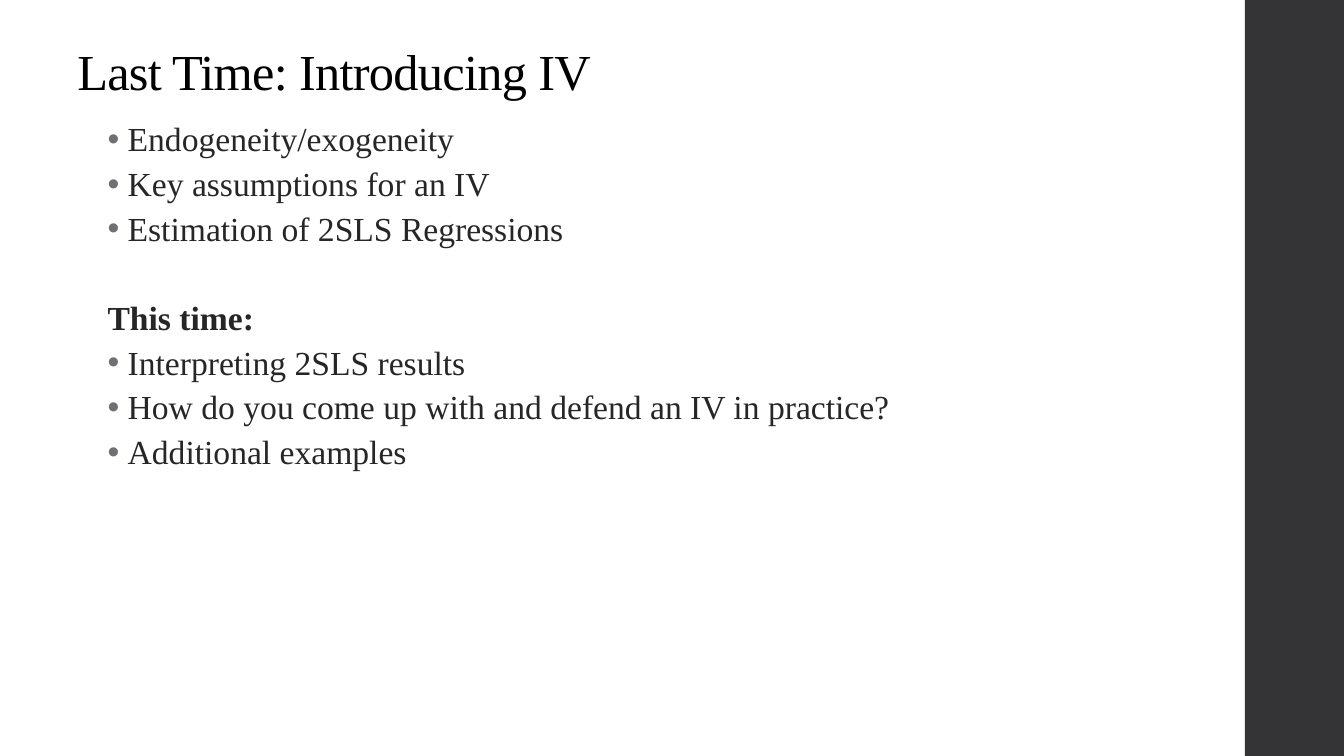
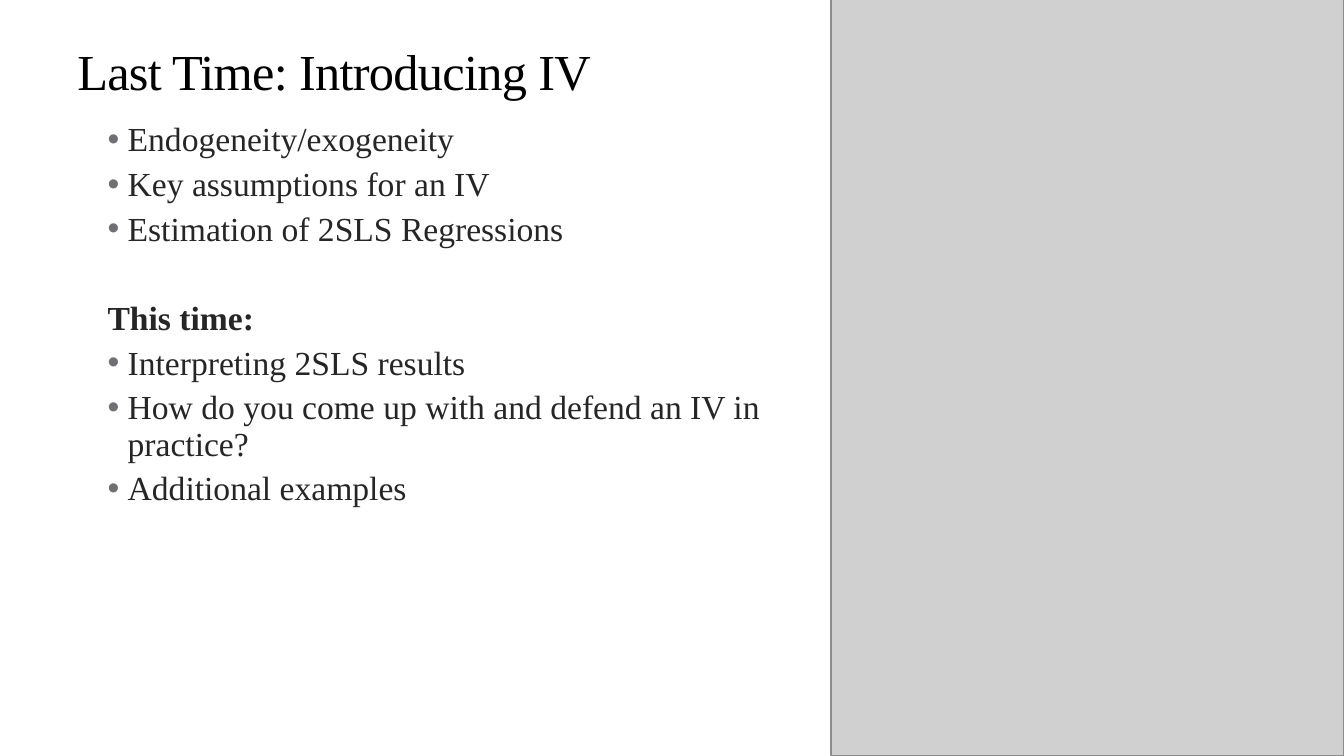
Before and after one commit to alex-hoagland/HAD5744, a slide deck: slide 2 of Lecture08_IV2/Lecture08_IVEstimation2.pptx. Drawn at 1344x756 pixels with LibreOffice and Linux fonts; fonts in the diff are those of the drawing; grey boxes stand for pictures. Boxes give left, top, right and bottom in pixels: in the first picture for what was removed or moved away, otherwise in the second. Text is boxed around its words. In the diff, an @@ line names an element or a change of style, - is before the commit and + after.

```diff
--- a/Lecture08_IV2/Lecture08_IVEstimation2.pptx
+++ b/Lecture08_IV2/Lecture08_IVEstimation2.pptx
@@ picture added at [831,0,1344,756] @@
@@ text "Endogeneity/exogeneity" rewrapped from [108,127,889,471] to [108,127,759,507] @@
```
Also in this commit, not shown: 8 other slides changed, 22 slides added, 3 slides removed, 5 other files.
